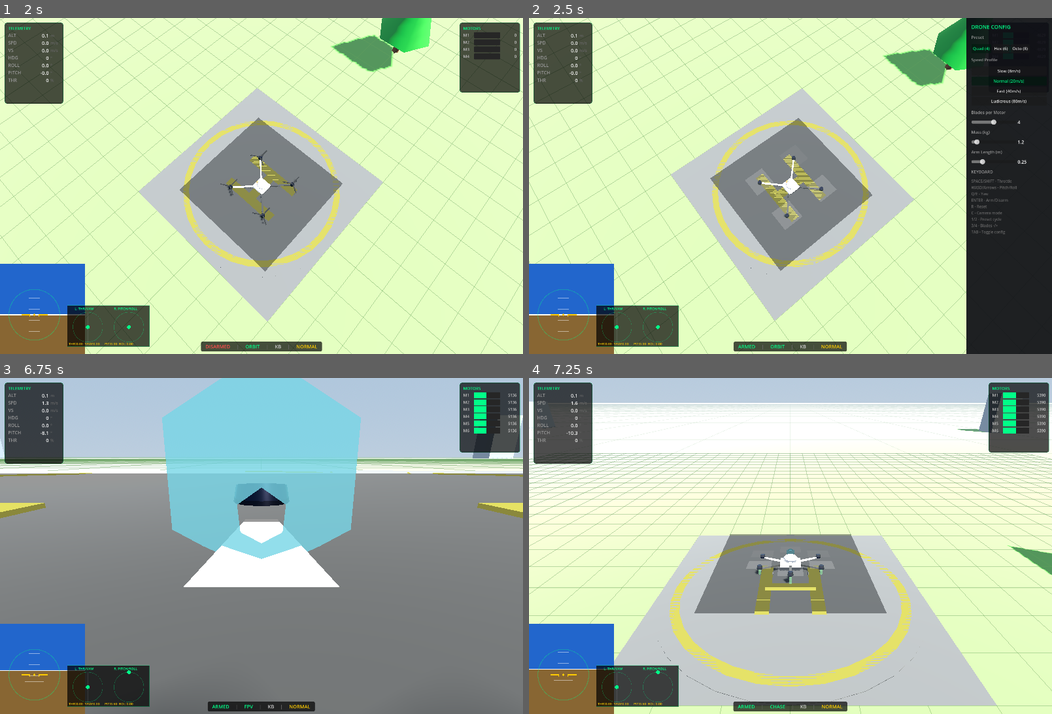
Above: before the commit, frames 1-4 (two rows, left to right).
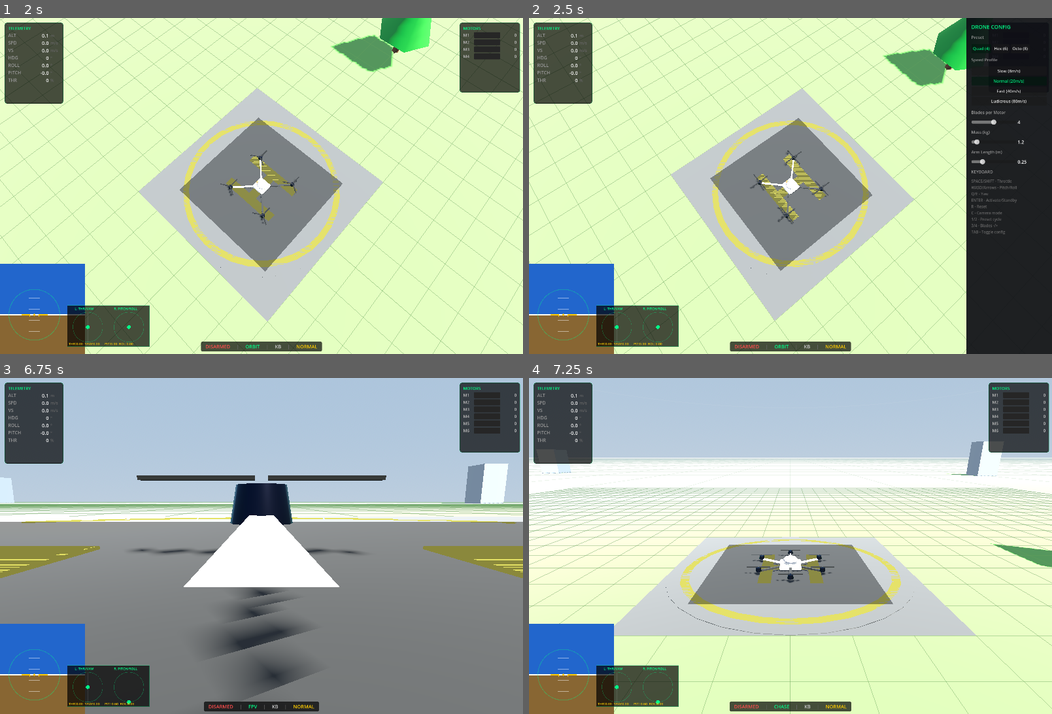
Above: after the commit, the same moments.

Repository: travisdetert/openkb-drone-godot
Game: Godot game, scene res://scenes/main.tscn
Same seed, same stepped clock (60 frames per second), same inputs: the game is played once before the commit and once after it.
Inputs (mouse positions are in pixels of both pictures, inside the frame that each line leads up to):
- Up to frame 1 (2 s): tap Enter (arm_toggle, bound only before the commit) at 0.5 s; move the mouse to (376, 169) at 0.52 s; hold 4 (blade_right) 0.53-1.25 s; hold Enter (arm_toggle, bound only before the commit) 0.53-1.25 s; click (376, 169) at 0.67 s; tap C (toggle_camera) at 0.8 s; drag from (156, 202) to (235, 253) at 1.27 s
- Up to frame 2 (2.5 s): move the mouse to (842, 112) at 2.02 s; hold 4 (blade_right) from 2.03 s (still down); hold Tab (toggle_config) from 2.03 s (still down); tap Enter (arm_toggle, bound only before the commit) at 2.3 s
- Up to frame 3 (6.75 s): release 4 (blade_right) at 2.75 s; release Tab (toggle_config) at 2.75 s; click "Normal (20m/s)" at 2.75 s; click "Normal (20m/s)" at 3.5 s; drag from (235, 613) to (104, 495) at 4.27 s; move the mouse to (418, 596) at 5.02 s; hold 3 (blade_left) 5.03-5.75 s; hold C (toggle_camera) 5.03-5.75 s; tap Tab (toggle_config) at 5.3 s; tap R (reset_position) at 5.65, 6.5 s; tap 1 (preset_up) at 5.75 s; drag from (104, 495) to (183, 462) at 5.77 s; move the mouse to (287, 546) at 6.52 s; hold S (pitch_back) from 6.53 s (still down); hold Enter (arm_toggle, bound only before the commit) from 6.53 s (still down); click (287, 546) at 6.67 s
- Up to frame 4 (7.25 s): keep holding S (pitch_back); keep holding Enter (arm_toggle, bound only before the commit); tap C (toggle_camera) at 6.8 s

Frame 1 is identical in both runs. In frame 2, 0.6% of the frame differs, in the area x 38-94%, y 39-100%; in frame 3, 34%; in frame 4, 46%, in the area x 0-100%, y 4-100%.

Commit message:
Fix keyboard controls and rename arm to activate
Invert pitch/yaw mapping so W=forward and Q=CCW match expectations.
Add keyboard ramp smoothing (150ms ease-in) to eliminate jerky steps.
Rename arm/disarm to activate/standby throughout input, telemetry,
config panel help text, and project input map.

Co-Authored-By: Claude Opus 4.6 <noreply@anthropic.com>

Diff:
--- a/project.godot
+++ b/project.godot
@@ -71,7 +71,7 @@
 "events": [Object(InputEventKey,"resource_local_to_scene":false,"resource_name":"","device":-1,"window_id":0,"alt_press …(190 unchanged characters)…
 ]
 }
-arm_toggle={
+activate_toggle={
 "deadzone": 0.08,
 "events": [Object(InputEventKey,"resource_local_to_scene":false,"resource_name":"","device":-1,"window_id":0,"alt_press …(195 unchanged characters)…
 , Object(InputEventJoypadButton,"resource_local_to_scene":false,"resource_name":"","device":-1,"button_index":0,"pressure":0.0,"pressed":true,"script":null)
--- a/scripts/input/input_manager.gd
+++ b/scripts/input/input_manager.gd
@@ -5,6 +5,7 @@
 const EXPO := 0.3
 const KB_AXIS_STRENGTH := 0.6
 const KB_THROTTLE_STRENGTH := 0.7
+const KB_RAMP_RATE := 6.67  # ~150ms to reach target (units/s)
 
 # Flight commands
 var throttle: float = 0.0
@@ -12,8 +13,14 @@
 var pitch: float = 0.0
 var roll: float = 0.0
 
+# Keyboard ramp state
+var _kb_throttle: float = 0.0
+var _kb_yaw: float = 0.0
+var _kb_pitch: float = 0.0
+var _kb_roll: float = 0.0
+
 # One-shot events (consumed after reading)
-var arm_toggle: bool = false
+var activate_toggle: bool = false
 var reset_position: bool = false
 var toggle_camera: bool = false
 var preset_up: bool = false
@@ -54,8 +61,8 @@
 
 func _input(event: InputEvent) -> void:
 	# One-shot events from action presses
-	if event.is_action_pressed("arm_toggle"):
-		arm_toggle = true
+	if event.is_action_pressed("activate_toggle"):
+		activate_toggle = true
 	if event.is_action_pressed("reset_position"):
 		reset_position = true
 	if event.is_action_pressed("toggle_camera"):
@@ -91,50 +98,65 @@
 	roll = _apply_expo(_apply_deadzone(raw_right_x))
 
 func _poll_keyboard() -> void:
+	var dt := get_physics_process_delta_time()
+
 	raw_left_x = 0.0
 	raw_left_y = 0.0
 	raw_right_x = 0.0
 	raw_right_y = 0.0
 
-	# Throttle: Space = climb, Shift = descend
-	throttle = 0.0
+	# Compute targets from key state
+	var thr_target := 0.0
 	if Input.is_action_pressed("throttle_up"):
-		throttle = KB_THROTTLE_STRENGTH
+		thr_target = KB_THROTTLE_STRENGTH
 	if Input.is_action_pressed("throttle_down"):
-		throttle = -KB_THROTTLE_STRENGTH
-
-	# Pitch: W = forward (-), S = back (+)
-	pitch = 0.0
+		thr_target = -KB_THROTTLE_STRENGTH
+
+	var pitch_target := 0.0
 	if Input.is_action_pressed("pitch_forward"):
-		pitch = -KB_AXIS_STRENGTH
+		pitch_target = KB_AXIS_STRENGTH
 	if Input.is_action_pressed("pitch_back"):
-		pitch = KB_AXIS_STRENGTH
-
-	# Roll: A = left (-), D = right (+)
-	roll = 0.0
+		pitch_target = -KB_AXIS_STRENGTH
+
+	var roll_target := 0.0
 	if Input.is_action_pressed("roll_right"):
-		roll = KB_AXIS_STRENGTH
+		roll_target = KB_AXIS_STRENGTH
 	if Input.is_action_pressed("roll_left"):
-		roll = -KB_AXIS_STRENGTH
-
-	# Yaw: Q = left/CCW (-), E = right/CW (+)
-	yaw = 0.0
+		roll_target = -KB_AXIS_STRENGTH
+
+	var yaw_target := 0.0
 	if Input.is_action_pressed("yaw_left"):
-		yaw = -KB_AXIS_STRENGTH
+		yaw_target = KB_AXIS_STRENGTH
 	if Input.is_action_pressed("yaw_right"):
-		yaw = KB_AXIS_STRENGTH
+		yaw_target = -KB_AXIS_STRENGTH
+
+	# Ramp toward targets
+	_kb_throttle = _ramp_axis(_kb_throttle, thr_target, dt)
+	_kb_pitch = _ramp_axis(_kb_pitch, pitch_target, dt)
+	_kb_roll = _ramp_axis(_kb_roll, roll_target, dt)
+	_kb_yaw = _ramp_axis(_kb_yaw, yaw_target, dt)
+
+	throttle = _kb_throttle
+	pitch = _kb_pitch
+	roll = _kb_roll
+	yaw = _kb_yaw
 
 	# Set raw values for keyboard stick display
-	raw_left_x = -yaw / KB_AXIS_STRENGTH if yaw != 0 else 0.0
-	raw_left_y = -throttle / KB_THROTTLE_STRENGTH if throttle != 0 else 0.0
-	raw_right_x = roll / KB_AXIS_STRENGTH if roll != 0 else 0.0
-	raw_right_y = -pitch / KB_AXIS_STRENGTH if pitch != 0 else 0.0
+	raw_left_x = -yaw / KB_AXIS_STRENGTH if absf(yaw) > 0.01 else 0.0
+	raw_left_y = -throttle / KB_THROTTLE_STRENGTH if absf(throttle) > 0.01 else 0.0
+	raw_right_x = roll / KB_AXIS_STRENGTH if absf(roll) > 0.01 else 0.0
+	raw_right_y = -pitch / KB_AXIS_STRENGTH if absf(pitch) > 0.01 else 0.0
+
+func _ramp_axis(current: float, target: float, dt: float) -> float:
+	if absf(target - current) < 0.01:
+		return target
+	return move_toward(current, target, KB_RAMP_RATE * dt)
 
 func consume_event(event_name: String) -> bool:
 	match event_name:
-		"arm_toggle":
-			if arm_toggle:
-				arm_toggle = false
+		"activate_toggle":
+			if activate_toggle:
+				activate_toggle = false
 				return true
 		"reset_position":
 			if reset_position:
--- a/scripts/net/udp_telemetry.gd
+++ b/scripts/net/udp_telemetry.gd
@@ -21,7 +21,7 @@
 var ext_yaw: float = 0.0
 var ext_pitch: float = 0.0
 var ext_roll: float = 0.0
-var ext_arm: bool = false
+var ext_activate: bool = false
 var _last_ext_time: float = 0.0
 
 func _ready() -> void:
@@ -40,7 +40,7 @@
 
 	print("UDP telemetry: broadcasting on port ", TELEMETRY_PORT)
 
-func send_telemetry(physics: DronePhysics, config: DroneConfig, armed: bool, dt: float) -> void:
+func send_telemetry(physics: DronePhysics, config: DroneConfig, active: bool, dt: float) -> void:
 	if not _enabled:
 		return
 
@@ -62,7 +62,7 @@
 		"att": [snapped(euler.x, 0.1), snapped(euler.y, 0.1), snapped(euler.z, 0.1)],
 		"hdg": snapped(physics.get_heading(), 0.1),
 		"spd": snapped(physics.get_horizontal_speed(), 0.01),
-		"armed": armed,
+		"active": active,
 		"preset": config.config_name,
 		"motors": [],
 	}
@@ -93,8 +93,8 @@
 			ext_pitch = clampf(float(data["pitch"]), -1.0, 1.0)
 		if data.has("roll"):
 			ext_roll = clampf(float(data["roll"]), -1.0, 1.0)
-		if data.has("arm"):
-			ext_arm = bool(data["arm"])
+		if data.has("activate"):
+			ext_activate = bool(data["activate"])
 
 		has_external_commands = true
 		_last_ext_time = Time.get_ticks_msec() / 1000.0
--- a/scripts/ui/config_panel.gd
+++ b/scripts/ui/config_panel.gd
@@ -145,7 +145,7 @@
 	# Help text
 	vbox.add_child(_make_section_label("KEYBOARD"))
 	var help := Label.new()
-	help.text = "SPACE/SHIFT - Throttle\nWASD/Arrows - Pitch/Roll\nQ/E - Yaw\nENTER - Arm/Disarm\nR - Reset\nC - Camera mode\n1/2 - Preset cycle\n3/4 - Blades -/+\nTAB - Toggle config"
+	help.text = "SPACE/SHIFT - Throttle\nWASD/Arrows - Pitch/Roll\nQ/E - Yaw\nENTER - Activate/Standby\nR - Reset\nC - Camera mode\n1/2 - Preset cycle\n3/4 - Blades -/+\nTAB - Toggle config"
 	help.add_theme_font_size_override("font_size", 10)
 	help.add_theme_color_override("font_color", Color(0.4, 0.4, 0.4))
 	vbox.add_child(help)
